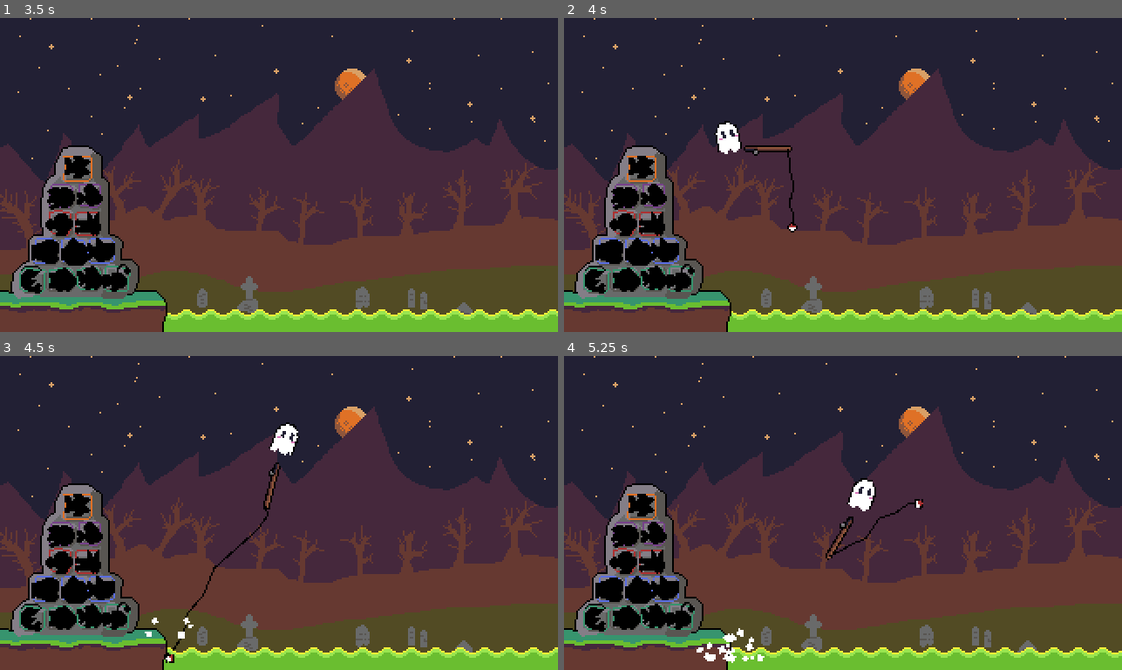
Above: before the commit, frames 1-4 (two rows, left to right).
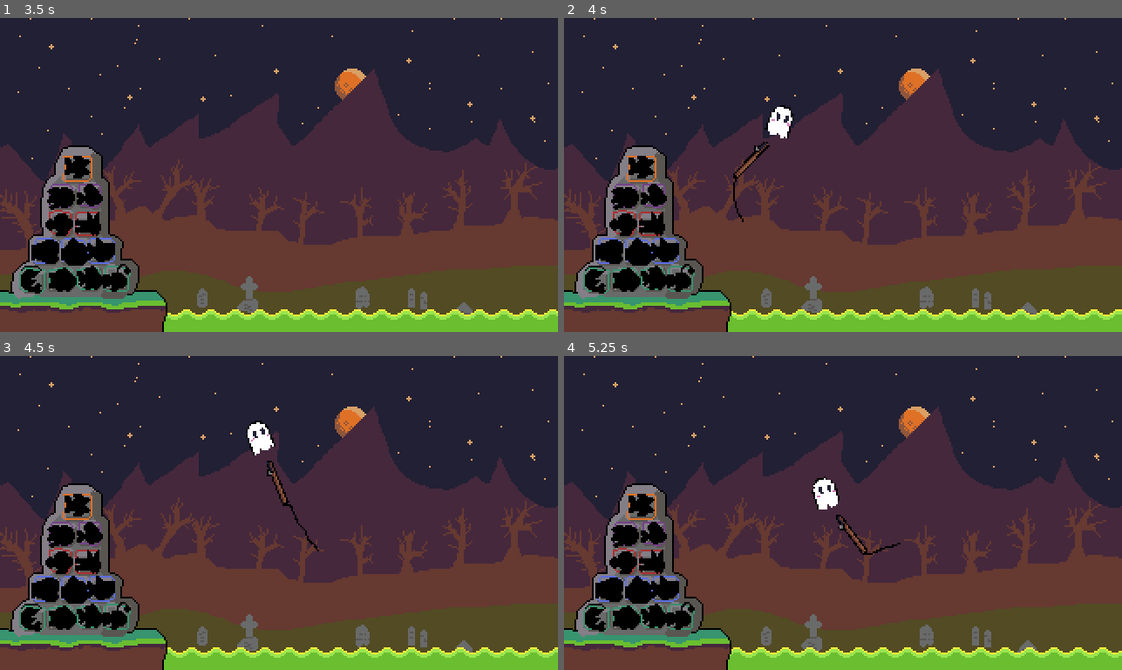
Above: after the commit, the same moments.

Repository: thomz12/LD58
Game: Godot game, scene res://scenes/game.tscn
Two runs of this game, one before a commit and one after it. Both use one fixed random seed, a clock stepped at 60 frames per second and the inputs below.
Inputs (mouse positions are in pixels of both pictures, inside the frame that each line leads up to):
- Up to frame 1 (3.5 s): click "Play game" at 0.5 s; click "Play game" at 1.25 s; click "Play game" at 2 s; move the mouse to (401, 159) at 2.77 s
- Up to frame 2 (4 s): tap Enter at 3.5 s; move the mouse to (731, 190) at 3.52 s
- Up to frame 3 (4.5 s): move the mouse to (334, 443) at 4.27 s
- Up to frame 4 (5.25 s): move the mouse to (815, 575) at 5.02 s

Frame 1 is identical in both runs. In frame 2, 1.2% of the frame differs, in the area x 26-42%, y 27-69%; in frame 3, 1.4%; in frame 4, 1.6%, in the area x 23-65%, y 38-98%.
Error before the commit: Cannot call method 'queue_free' on a previously freed instance. (res://scripts/game.gd:24)
Error after the commit: Parse Error: Expected ":" after "if" condition. (res://scripts/float.gd:57)

Commit message:
Changes to upgrades

Diff:
--- a/ld-58/autoloads/Spawner.gd
+++ b/ld-58/autoloads/Spawner.gd
@@ -20,8 +20,8 @@
 ]
 
 var common = 50
-var uncommon = 20
-var rare = 5
+var uncommon = 10
+var rare = 2.5
 var legendary = 1
 var mythical = 0.1
 
@@ -30,7 +30,7 @@
 	uncommon, uncommon, uncommon,
 	rare, rare,
 	legendary, legendary,
-	mythical, 0, 0, 0, 0
+	mythical, 10, 10, 10, 2
 ])
 
 var rng = RandomNumberGenerator.new()
--- a/ld-58/resources/fish_types/fish_type.gd
+++ b/ld-58/resources/fish_types/fish_type.gd
@@ -29,6 +29,7 @@
 
 @export_group('Upgrade', 'upgrade_')
 @export var upgrade_description := "This does something"
+@export var upgrade_num = 0
 
 func get_length() -> float:
 	return base_length * base_length_modifier
--- a/ld-58/resources/fish_types/upgrade0.tres
+++ b/ld-58/resources/fish_types/upgrade0.tres
@@ -9,9 +9,10 @@
 
 [resource]
 script = ExtResource("1_gfeuh")
-identifier = "Witch Hat Upgrade"
+identifier = "Witch Hat"
 sprite = SubResource("AtlasTexture_qad5r")
 rarity = 5
 catch_base_value = 50
 base_weight = 0.5
+upgrade_description = "Increased Crit Chance!"
 metadata/_custom_type_script = "uid://cmdbr2lwmuv8g"
--- a/ld-58/resources/fish_types/upgrade1.tres
+++ b/ld-58/resources/fish_types/upgrade1.tres
@@ -14,4 +14,6 @@
 rarity = 5
 catch_base_value = 50
 base_weight = 0.5
+upgrade_description = "Fish bite faster!"
+upgrade_num = 1
 metadata/_custom_type_script = "uid://cmdbr2lwmuv8g"
--- a/ld-58/resources/fish_types/upgrade2.tres
+++ b/ld-58/resources/fish_types/upgrade2.tres
@@ -14,4 +14,6 @@
 rarity = 5
 catch_base_value = 50
 base_weight = 0.5
+upgrade_description = "Rare fish more likely!"
+upgrade_num = 2
 metadata/_custom_type_script = "uid://cmdbr2lwmuv8g"
--- a/ld-58/resources/fish_types/upgrade3.tres
+++ b/ld-58/resources/fish_types/upgrade3.tres
@@ -9,9 +9,10 @@
 
 [resource]
 script = ExtResource("1_fc05h")
-identifier = "Double Catch Chance"
+identifier = "Myterious Stone"
 sprite = SubResource("AtlasTexture_qad5r")
 rarity = 5
 catch_base_value = 50
 base_weight = 0.5
+upgrade_description = "More Fish on Crit!"
 metadata/_custom_type_script = "uid://cmdbr2lwmuv8g"
--- a/ld-58/scripts/float.gd
+++ b/ld-58/scripts/float.gd
@@ -53,6 +53,8 @@
 					fish.launch_distance = global_position.distance_to(rod.global_position)
 					add_child(fish)
 					Events.fish_caught.emit(fish)
+
+					if fish.data.identifier == ""
 
 				play_audio(sfx_come_up)
 			else:
Not shown: 1 places in ld-58/scenes/main.tscn that only renumber resources
Binary file changed: ld-58/sprites/upgrades.png
